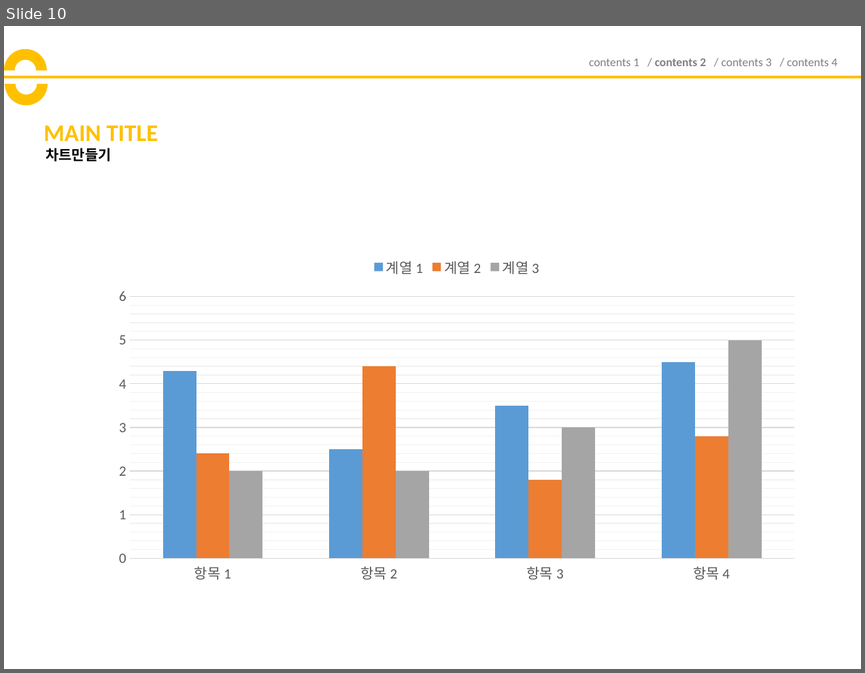
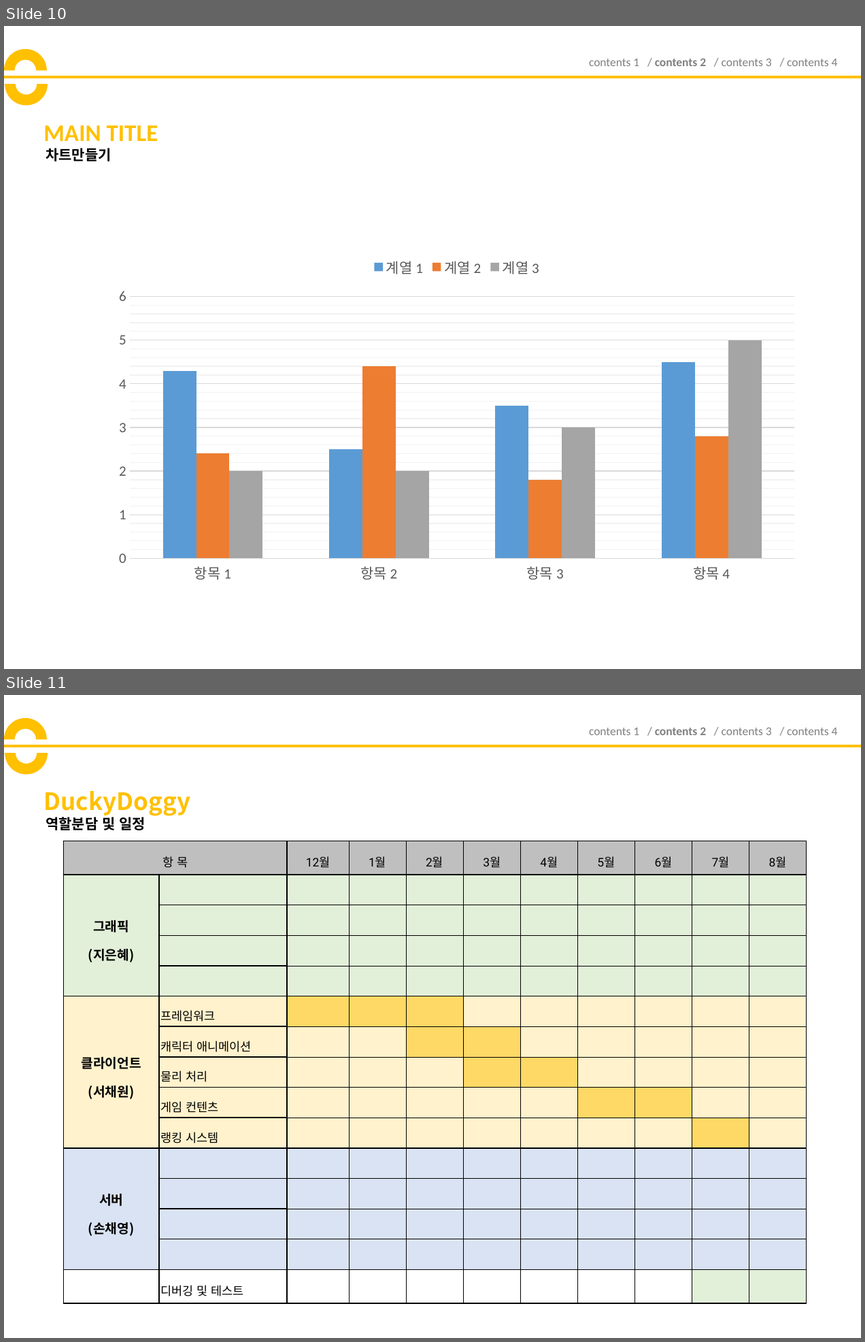
Before and after one commit to codnsj81/HuffAndPuff, a slide deck: 기획 문서/181206_DuckyDoggy_기획서_(ver1).pptx. Shown one above the other, each under a label of ours: slide 10 before the commit, slides 10 and 11 after it. The pictures are 865x673 and 865x1342 pixels, drawn with LibreOffice and Linux fonts; fonts in the diff are those of the drawing. Boxes give left, top, right and bottom in pixels: in the first picture for what was removed or moved away, otherwise in the second. Text is boxed around its words. In the diff, an @@ line names an element or a change of style, - is before the commit and + after.

Commit message:
개발 일정  & ppt조금 수정

```diff
--- a/기획 문서/181206_DuckyDoggy_기획서_(ver1).pptx
+++ b/기획 문서/181206_DuckyDoggy_기획서_(ver1).pptx
@@ slide 11 added at [4,695,861,1338], background #FFFFFF @@
@@ arch (boxed as its full ring) added at [4,718,47,761], fill #FFC000 @@
@@ arch (boxed as its full ring) added at [5,732,48,775], fill #FFC000 @@
@@ text added at [589,727,838,735], 10 pt, text #808080 @@
+contents 1 / contents 2 / contents 3 / contents 4
@@ line added from (4, 745) to (861, 745), #FFC000 2.25 pt @@
@@ title added at [43,791,190,816], 20 pt, text #FFC000, bold @@
+DuckyDoggy
@@ text added at [45,815,146,830], 12 pt, text #000000, bold @@
+역할분담 및 일정
@@ table added at [64,841,808,1302], 15 rows, 11 columns @@
+항 목 |  | 12월 | 1월 | 2월 | 3월 | 4월 | 5월 | 6월 | 7월 | 8월
+그래픽 / (지은혜) |  |  |  |  |  |  |  |  |  | 
+ |  |  |  |  |  |  |  |  |  | 
+ |  |  |  |  |  |  |  |  |  | 
+ |  |  |  |  |  |  |  |  |  | 
+클라이언트 / (서채원) | 프레임워크 |  |  |  |  |  |  |  |  | 
+ | 캐릭터 애니메이션 |  |  |  |  |  |  |  |  | 
+ | 물리 처리 |  |  |  |  |  |  |  |  | 
+ | 게임 컨텐츠 |  |  |  |  |  |  |  |  | 
+ | 랭킹 시스템 |  |  |  |  |  |  |  |  | 
+서버 / (손채영) |  |  |  |  |  |  |  |  |  | 
+ |  |  |  |  |  |  |  |  |  | 
+ |  |  |  |  |  |  |  |  |  | 
+ |  |  |  |  |  |  |  |  |  | 
+ | 디버깅 및 테스트 |  |  |  |  |  |  |  |  | 
```
Also in this commit, not shown: 8 slides changed.
